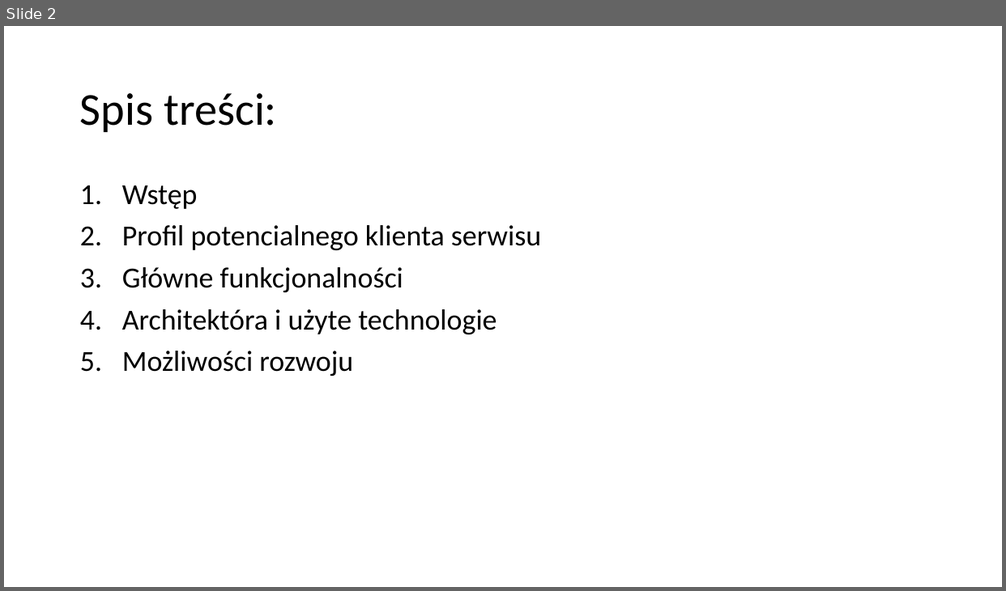
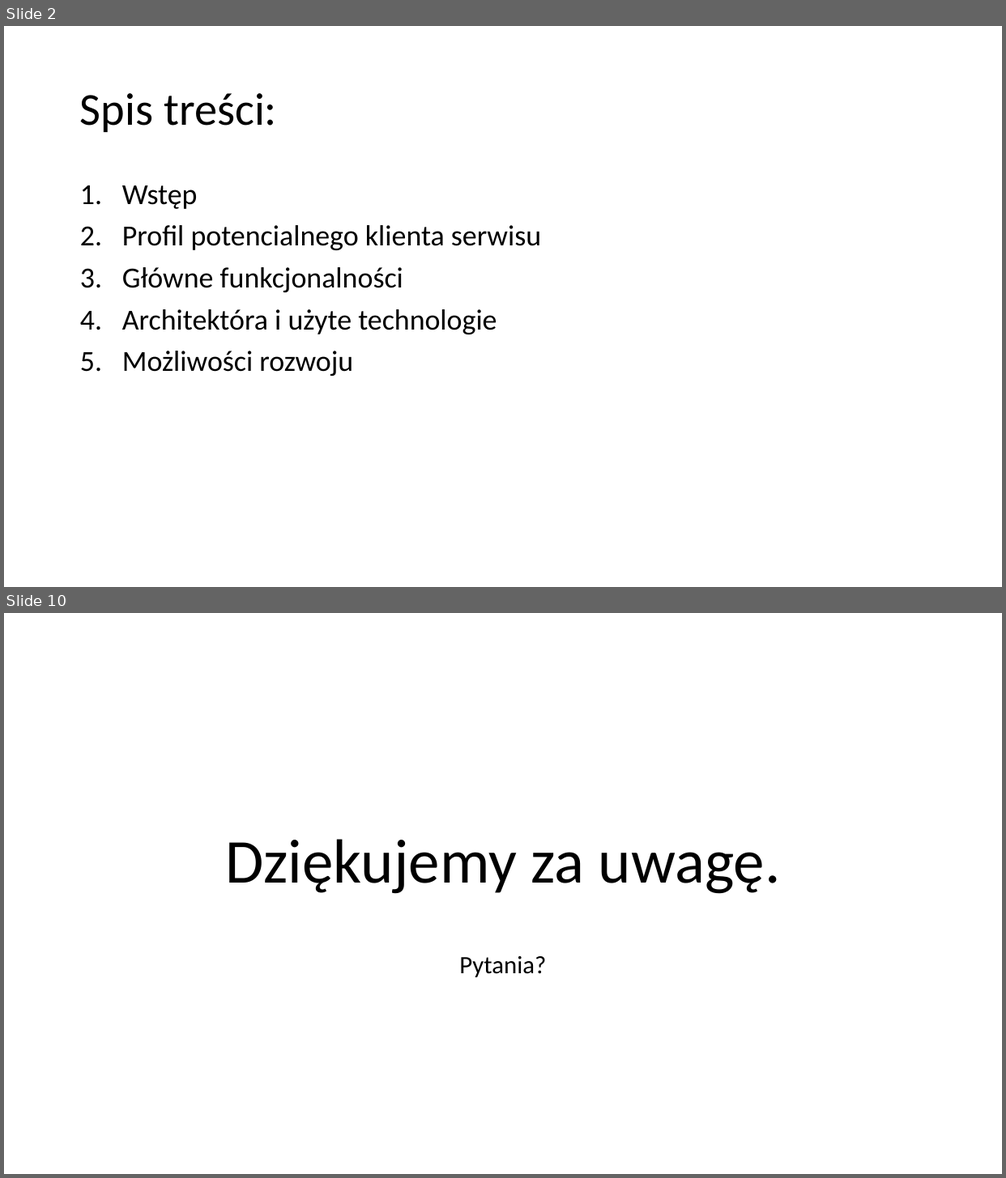
Before and after one commit to bjj-project/accommodation_announcements_documentation, a slide deck: accommodation_announcements_presentation.pptx. Shown one above the other, each under a label of ours: slide 2 before the commit, slides 2 and 10 after it; the slides between them are not shown. The pictures are 1006x591 and 1006x1178 pixels, drawn with LibreOffice and Linux fonts; fonts in the diff are those of the drawing. Boxes give left, top, right and bottom in pixels: in the first picture for what was removed or moved away, otherwise in the second. Text is boxed around its words. In the diff, an @@ line names an element or a change of style, - is before the commit and + after.

```diff
--- a/accommodation_announcements_presentation.pptx
+++ b/accommodation_announcements_presentation.pptx
@@ slide 10 added at [4, 613, 1002, 1174], background #FFFFFF @@
@@ title added at [225, 839, 781, 894], 60 pt, text #000000 @@
+Dziękujemy za uwagę.
@@ subtitle added at [459, 956, 546, 977], 24 pt, text #000000 @@
+Pytania?
```
Also in this commit, not shown: 1 slide changed, 6 other slides added.
